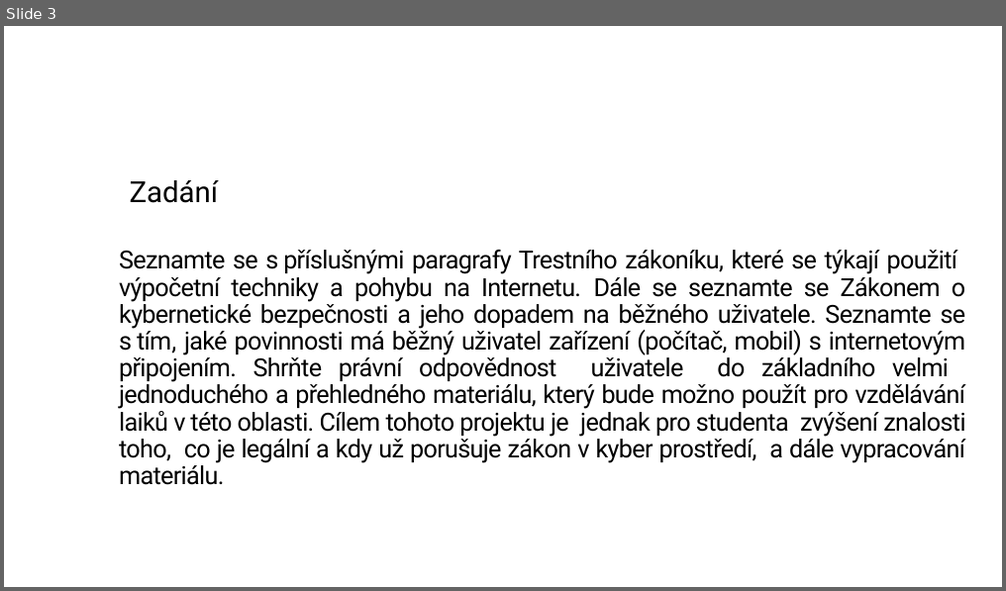
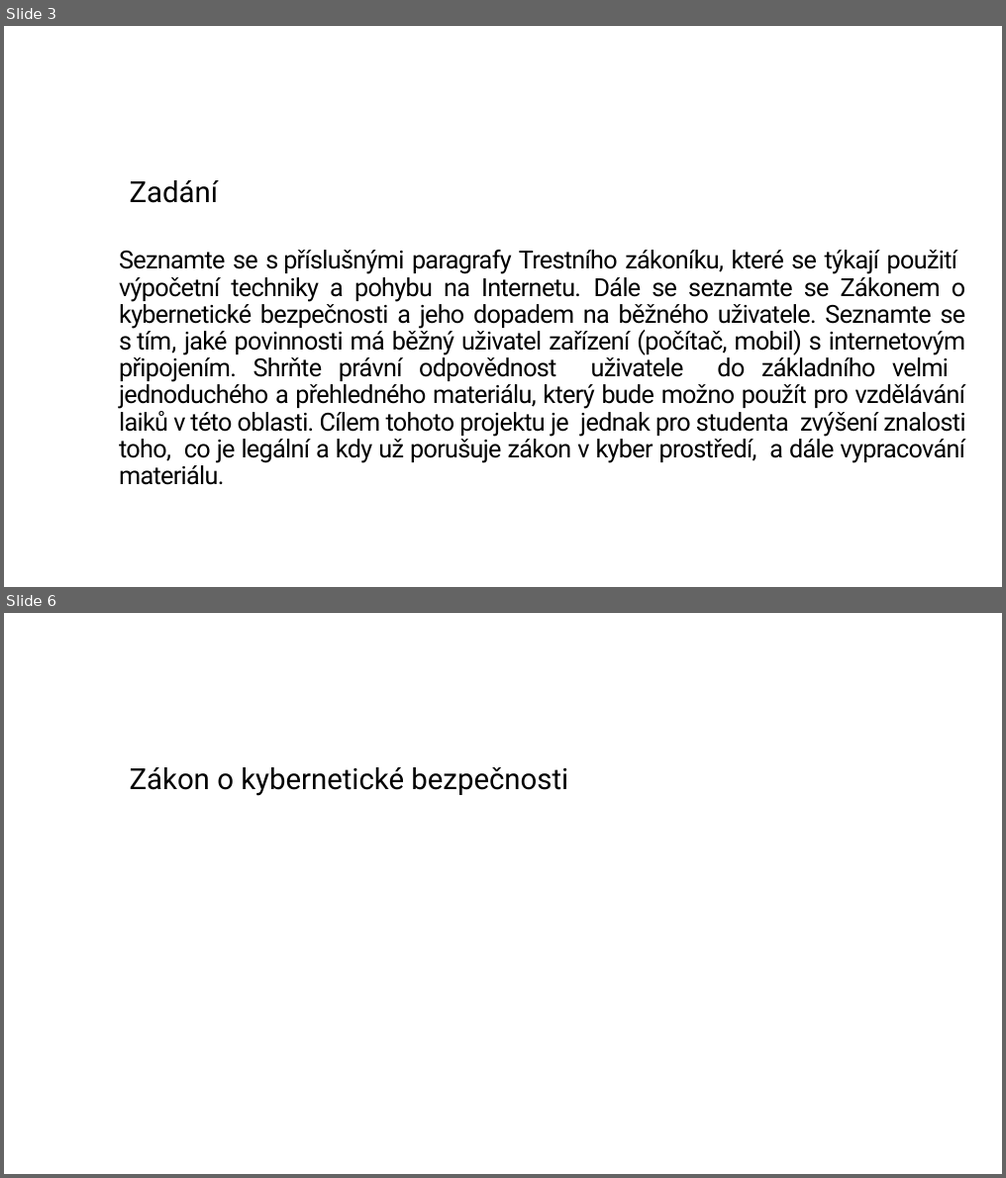
Before and after one commit to zimice/pr2_it_use, a slide deck: Kochanek_projekt_II_it_use_liability.pptx. Shown one above the other, each under a label of ours: slide 3 before the commit, slides 3 and 6 after it; the slides between them are not shown. The pictures are 1006x591 and 1006x1178 pixels, drawn with LibreOffice and Linux fonts; fonts in the diff are those of the drawing; background and template pictures are left out. Boxes give left, top, right and bottom in pixels: in the first picture for what was removed or moved away, otherwise in the second. Text is boxed around its words. In the diff, an @@ line names an element or a change of style, - is before the commit and + after.

```diff
--- a/Kochanek_projekt_II_it_use_liability.pptx
+++ b/Kochanek_projekt_II_it_use_liability.pptx
@@ slide 6 added at (4,613,1002,1174), background #FFFFFF @@
@@ title added at (130,767,568,796), 28 pt, text #000000 @@
+Zákon o kybernetické bezpečnosti
```
Also in this commit, not shown: 2 slides changed, 2 other slides added, 15 slides removed.
